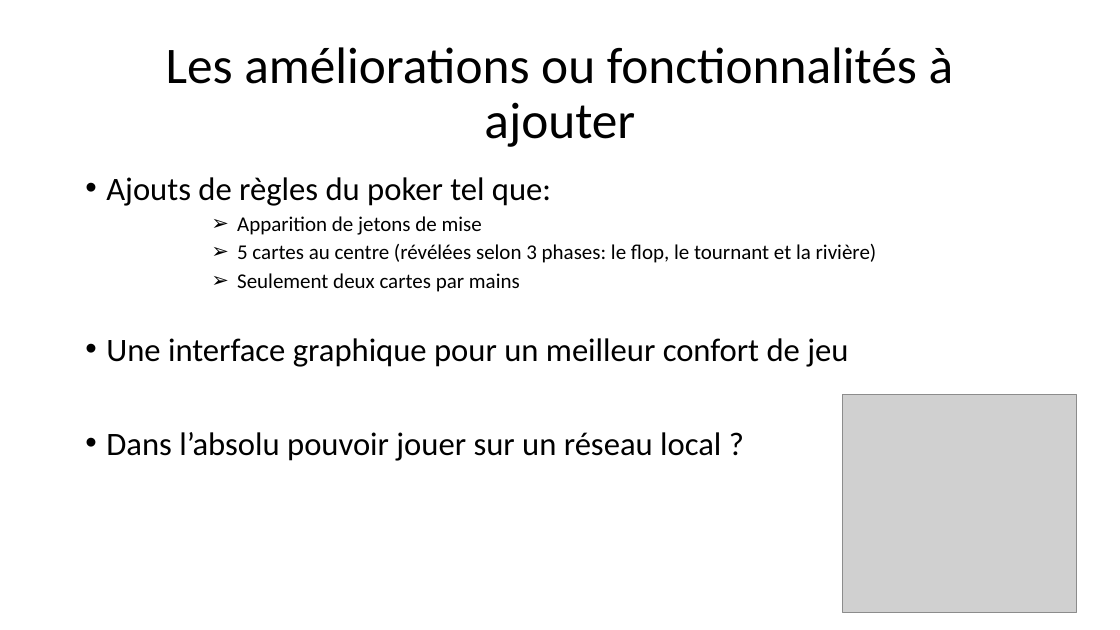
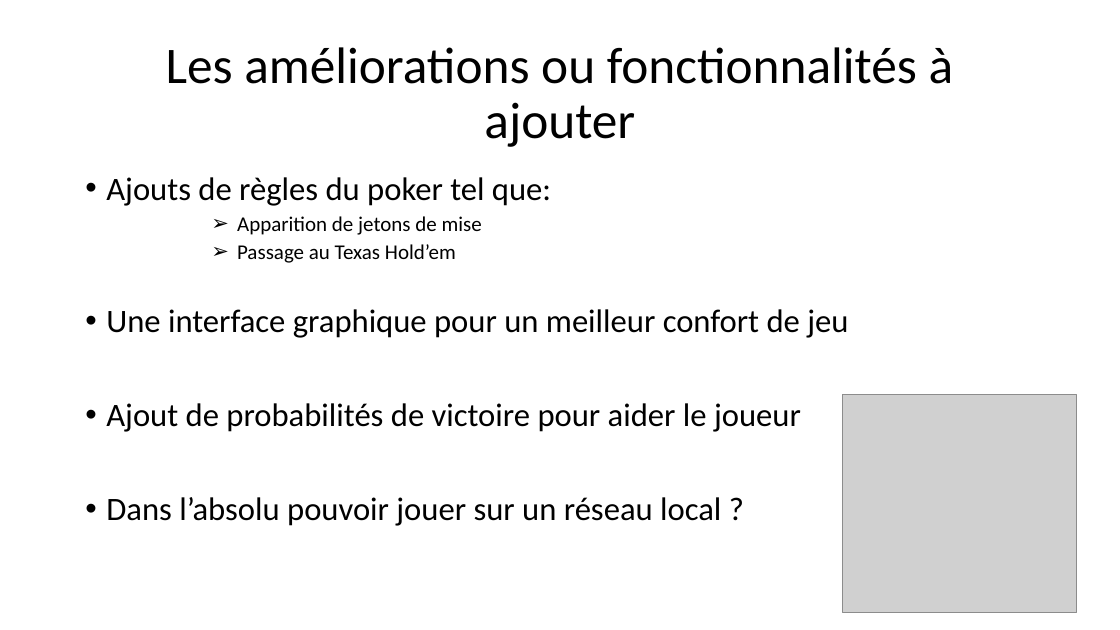
Before and after one commit to Supervinh/PNS-pokerhand-comparator-21-22, a slide deck: slide 8 of Poker_-_equipe_GD5.pptx. Drawn at 1120x630 pixels with LibreOffice and Linux fonts; fonts in the diff are those of the drawing; grey boxes stand for pictures. Boxes give left, top, right and bottom in pixels: in the first picture for what was removed or moved away, otherwise in the second. Text is boxed around its words. In the diff, an @@ line names an element or a change of style, - is before the commit and + after.

```diff
--- a/Poker_-_equipe_GD5.pptx
+++ b/Poker_-_equipe_GD5.pptx
@@ text at [237,244,456,263]: text changed @@
-      ➢ 5 cartes au centre (révélées selon 3 phases: le flop, le tournant et la rivière)
-      ➢ Seulement deux cartes par mains
+      ➢ Passage au Texas Hold’em
@@ text at [106,403,801,432]: paragraph added @@
+• Ajout de probabilités de victoire pour aider le joueur
```
Also in this commit, not shown: 4 other slides changed, 1 slide added, 1 other file.
